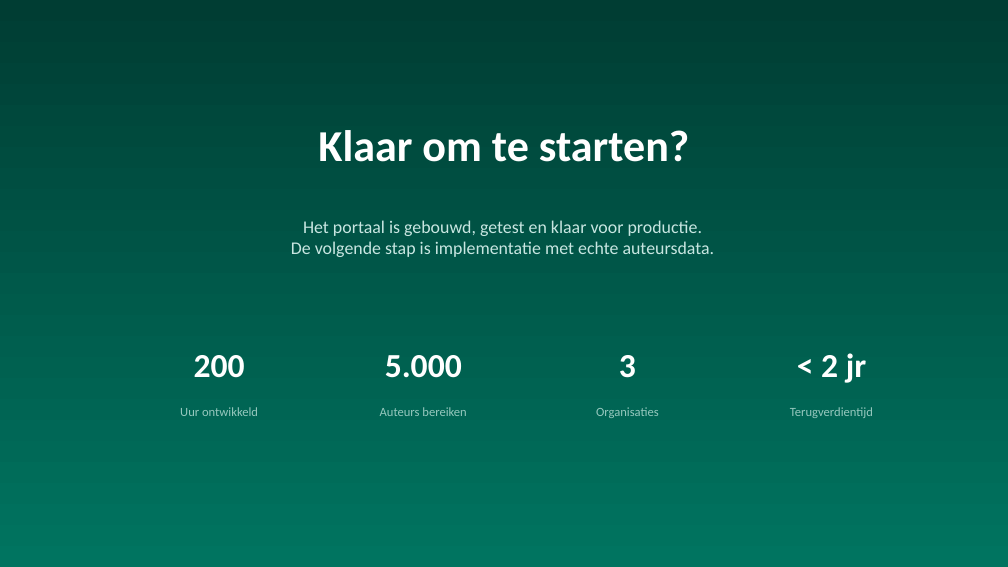
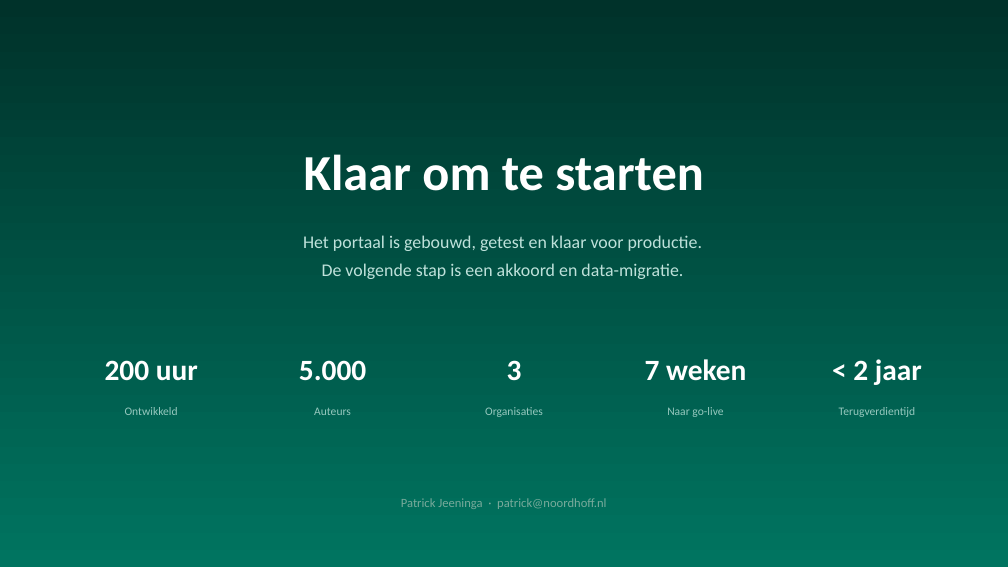
Before and after one commit to SingaporeCity/Royaltyportaal, a slide deck: slide 13 of pitch/Auteursportaal_Pitch.pptx (slide 9 before the commit). Drawn at 1008x567 pixels with LibreOffice and Linux fonts; fonts in the diff are those of the drawing. Boxes give left, top, right and bottom in pixels: in the first picture for what was removed or moved away, otherwise in the second. Text is boxed around its words. In the diff, an @@ line names an element or a change of style, - is before the commit and + after.

```diff
--- a/pitch/Auteursportaal_Pitch.pptx
+++ b/pitch/Auteursportaal_Pitch.pptx
@@ rectangle at [0,0,1008,567]: fill gradient #007460 to #003D33 to gradient #007460 to #00322A @@
@@ text at [304,154,704,191]: text changed; size 42 to 48 pt @@
-Klaar om te starten?
+Klaar om te starten
@@ text at [303,235,702,279]: text changed; text colour #C8E6E1 to #BEE1DA @@
-Het portaal is gebouwd, getest en klaar voor productie.
-De volgende stap is implementatie met echte auteursdata.
+Het portaal is gebouwd, getest en klaar voor productie.
+De volgende stap is een akkoord en data-migratie.
@@ text "5.000": place and size @@
-text "5.000" at [385,355,462,378]
+text "5.000" at [299,360,366,381]
@@ text "5.000" at [299,360,366,381]: size 32 to 28 pt @@
@@ text "3" at [507,360,522,381]: size 32 to 28 pt @@
@@ text "3": place and size @@
-text "3" at [619,355,636,378]
+text "3" at [507,360,522,381]
@@ text added at [645,359,746,381], 28 pt, text #FFFFFF, bold @@
+7 weken
@@ text at [853,359,922,385]: text changed; size 32 to 28 pt @@
-< 2 jr
+< 2 jaar
@@ text at [105,360,198,381]: text changed; size 32 to 28 pt @@
-200
+200 uur
@@ text at [125,407,178,415]: text changed; size 12 to 11 pt @@
-Uur ontwikkeld
+Ontwikkeld
@@ text at [314,407,351,415]: text changed; size 12 to 11 pt @@
-Auteurs bereiken
+Auteurs
@@ text "Organisaties" at [485,407,543,417]: size 12 to 11 pt @@
@@ text "Organisaties": place and size @@
-text "Organisaties" at [596,407,659,418]
+text "Organisaties" at [485,407,543,417]
@@ text added at [667,407,723,417], 11 pt, text #96C8BE @@
+Naar go-live
@@ text "Terugverdientijd": place and size @@
-text "Terugverdientijd" at [790,407,873,418]
+text "Terugverdientijd" at [839,407,915,417]
@@ text "Terugverdientijd" at [839,407,915,417]: size 12 to 11 pt @@
@@ text added at [401,498,606,509], 12 pt, text #78AA9B @@
+Patrick Jeeninga · patrick@noordhoff.nl
```
Also in this commit, not shown: 4 other slides changed, 8 slides added, 4 slides removed, 1 other file.
